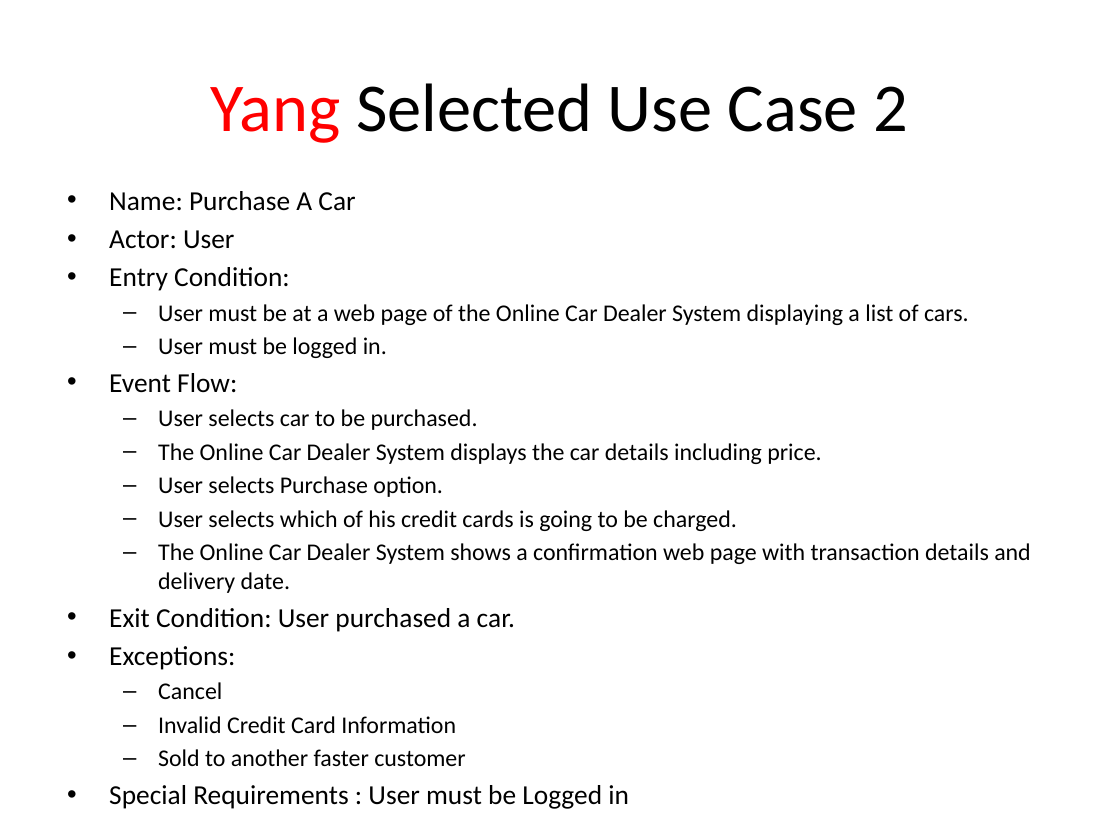
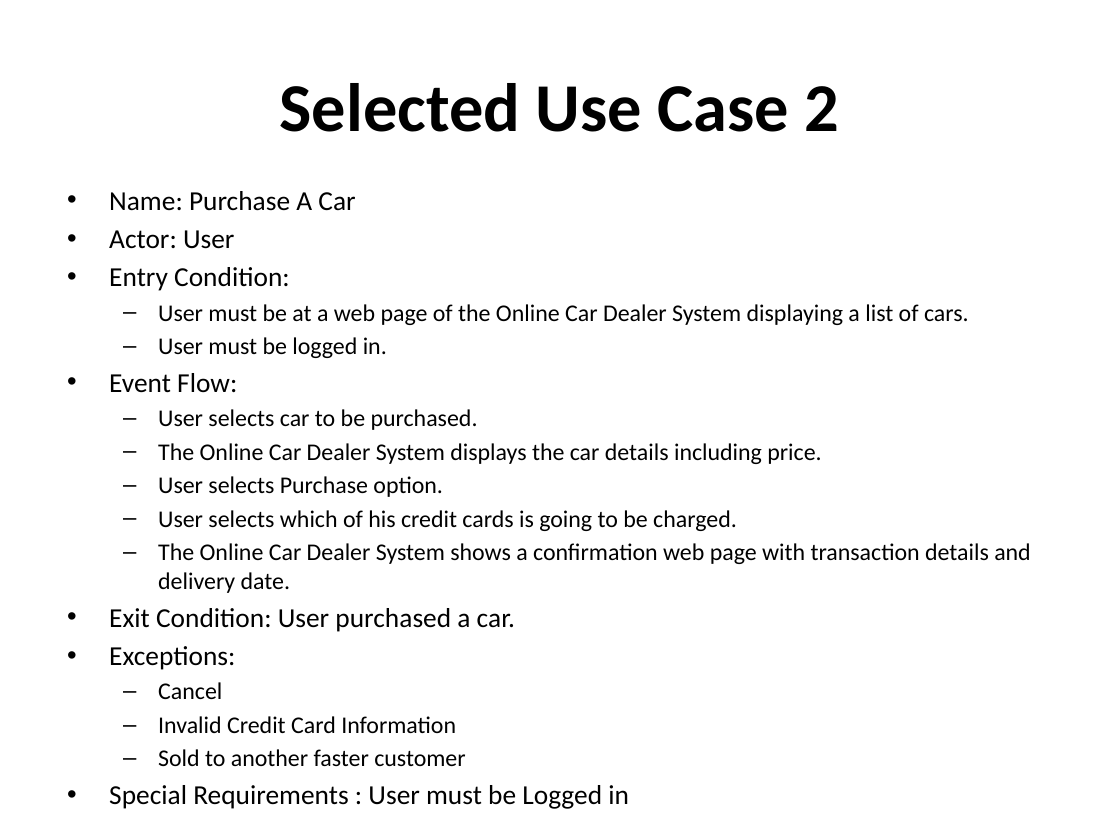
Before and after one commit to cen4010-onlinecardealer/docs, a slide deck: slide 8 of Online+Car+Dealer+System.pptx. Drawn at 1120x840 pixels with LibreOffice and Linux fonts; fonts in the diff are those of the drawing. Boxes give left, top, right and bottom in pixels: in the first picture for what was removed or moved away, otherwise in the second. Text is boxed around its words. In the diff, an @@ line names an element or a change of style, - is before the commit and + after.

```diff
--- a/Online+Car+Dealer+System.pptx
+++ b/Online+Car+Dealer+System.pptx
@@ title at bbox=[280, 83, 839, 132]: text changed; bold on @@
-Yang Selected Use Case 2
+Selected Use Case 2
```
Also in this commit, not shown: 16 other slides changed.
